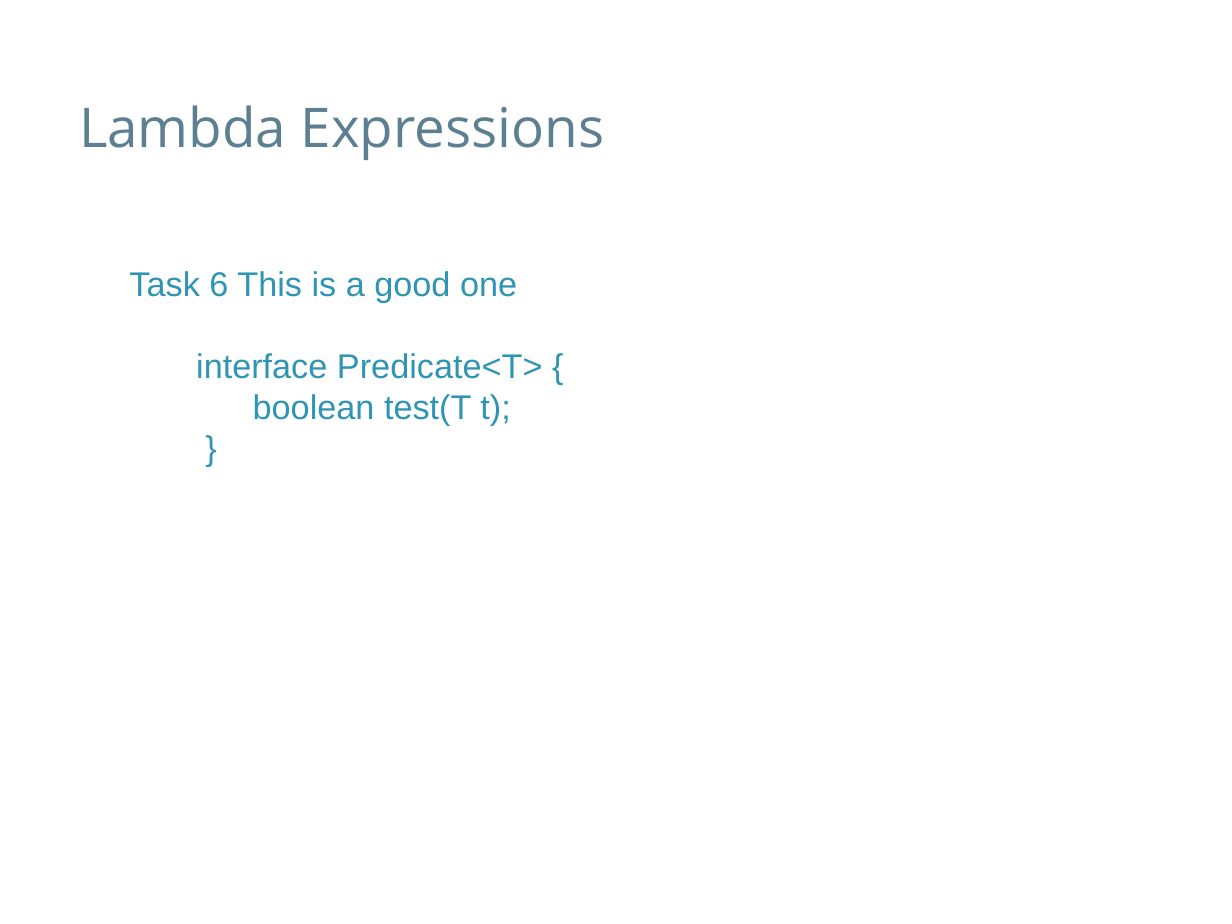
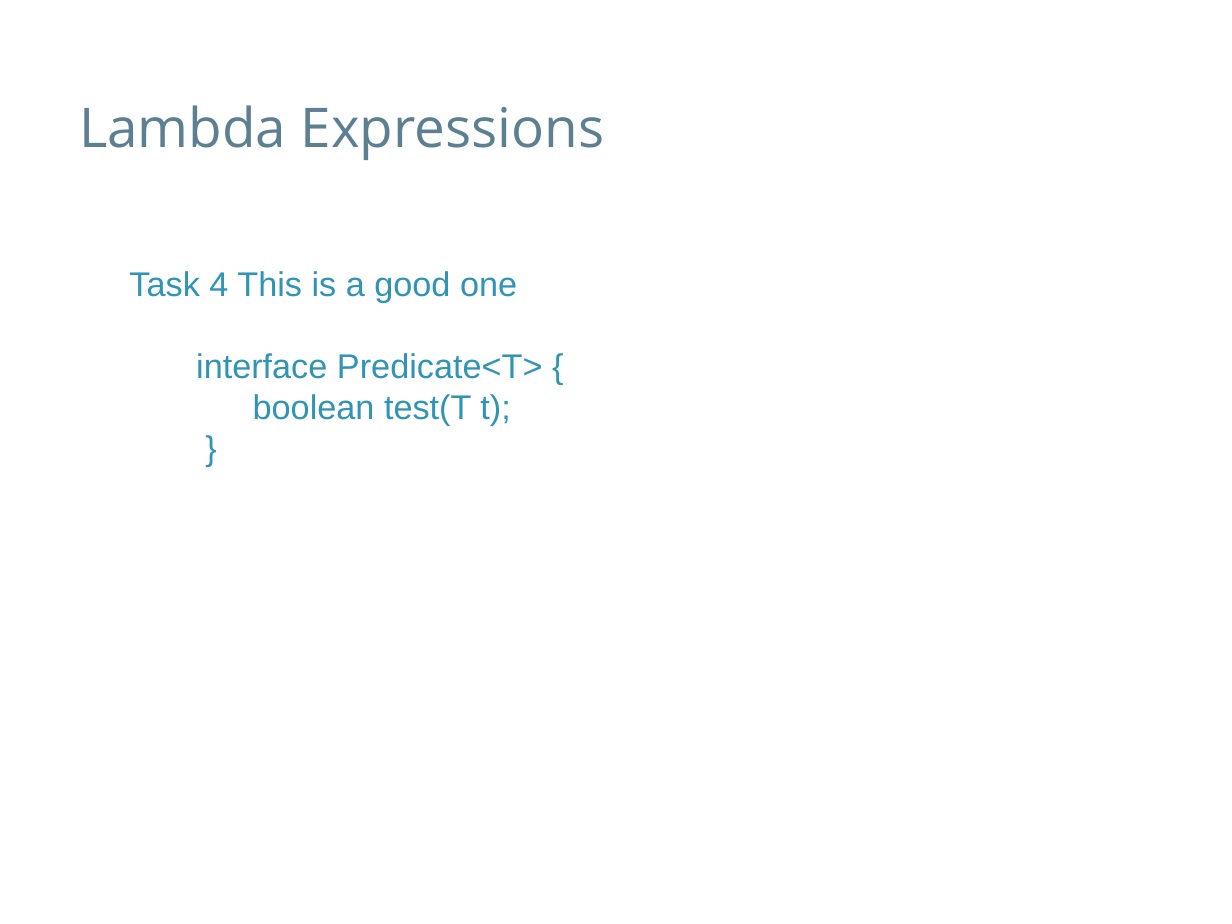
Before and after one commit to speedyswedy/Lambda, a slide deck: slide 13 of slides/Java 8 - Lambda Expresssions.pptx (slide 17 before the commit). Drawn at 1232x924 pixels with LibreOffice and Linux fonts; fonts in the diff are those of the drawing; background and template pictures are left out. Boxes give left, top, right and bottom in pixels: in the first picture for what was removed or moved away, otherwise in the second. Text is boxed around its words. In the diff, an @@ line names an element or a change of style, - is before the commit and + after.

```diff
--- a/slides/Java 8 - Lambda Expresssions.pptx
+++ b/slides/Java 8 - Lambda Expresssions.pptx
@@ text at [129,271,517,302]: text changed @@
-Task 6 This is a good one
+Task 4 This is a good one
```
Also in this commit, not shown: 10 other slides changed, 7 slides removed, 2 other files.
